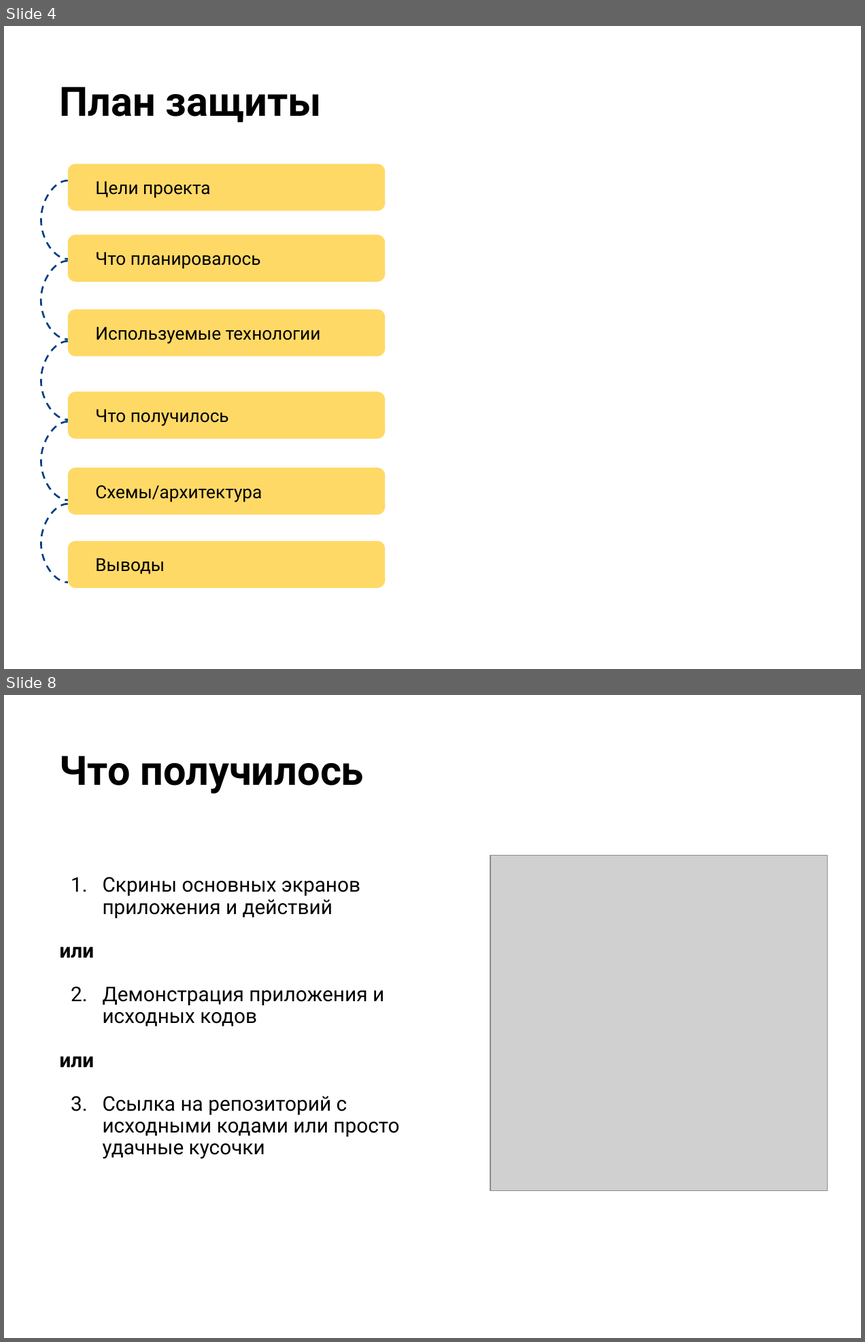
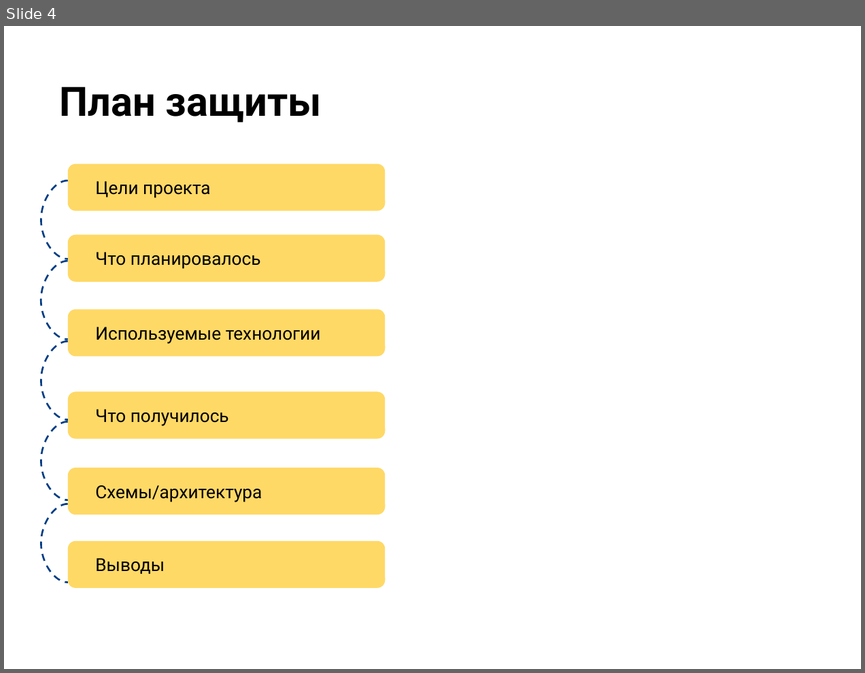
Before and after one commit to petryak-off/otus_dz, a slide deck: Проектная работа.pptx. Shown one above the other, each under a label of ours: slides 4 and 8 before the commit, slide 4 after it; the slides between them are not shown. The pictures are 865x1342 and 865x673 pixels, drawn with LibreOffice and Linux fonts; fonts in the diff are those of the drawing; grey boxes stand for pictures; background and template pictures are left out. Boxes give left, top, right and bottom in pixels: in the first picture for what was removed or moved away, otherwise in the second. Text is boxed around its words. In the diff, an @@ line names an element or a change of style, - is before the commit and + after.

```diff
--- a/Проектная работа.pptx
+++ b/Проектная работа.pptx
@@ slide 8 removed at (4, 695, 861, 1338), background picture (left out) @@
@@ title removed at (60, 756, 364, 794) @@
-Что получилось
@@ picture removed at (490, 855, 827, 1190) @@
@@ text removed at (60, 877, 399, 1159) @@
-1. Скрины основных экранов приложения и действий
-или
-1. Демонстрация приложения и исходных кодов
-или
-1. Ссылка на репозиторий с исходными кодами или просто удачные кусочки
```
Also in this commit, not shown: 2 slides changed, 5 slides added, 8 other slides removed, 6 other files.
